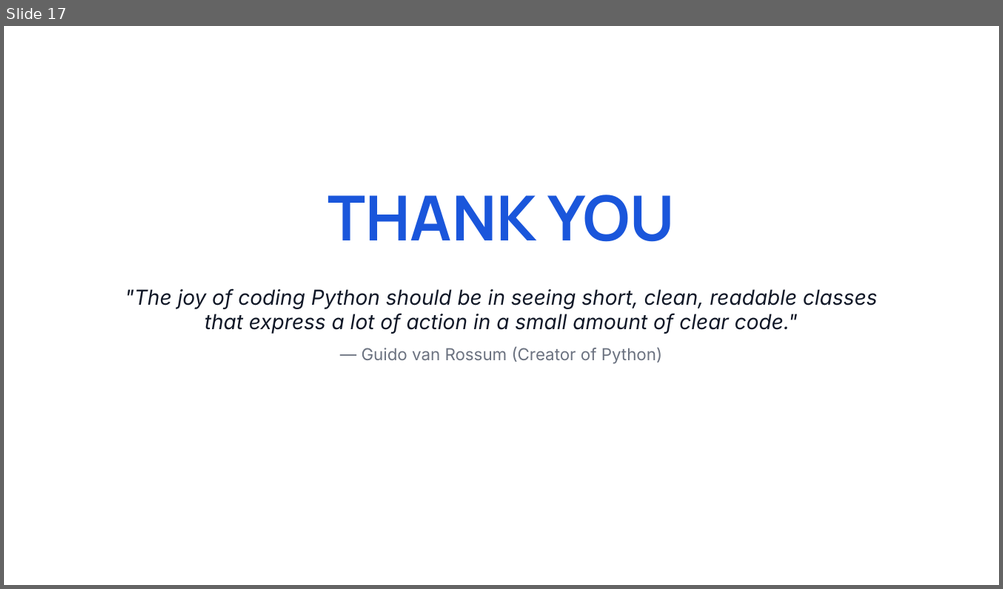
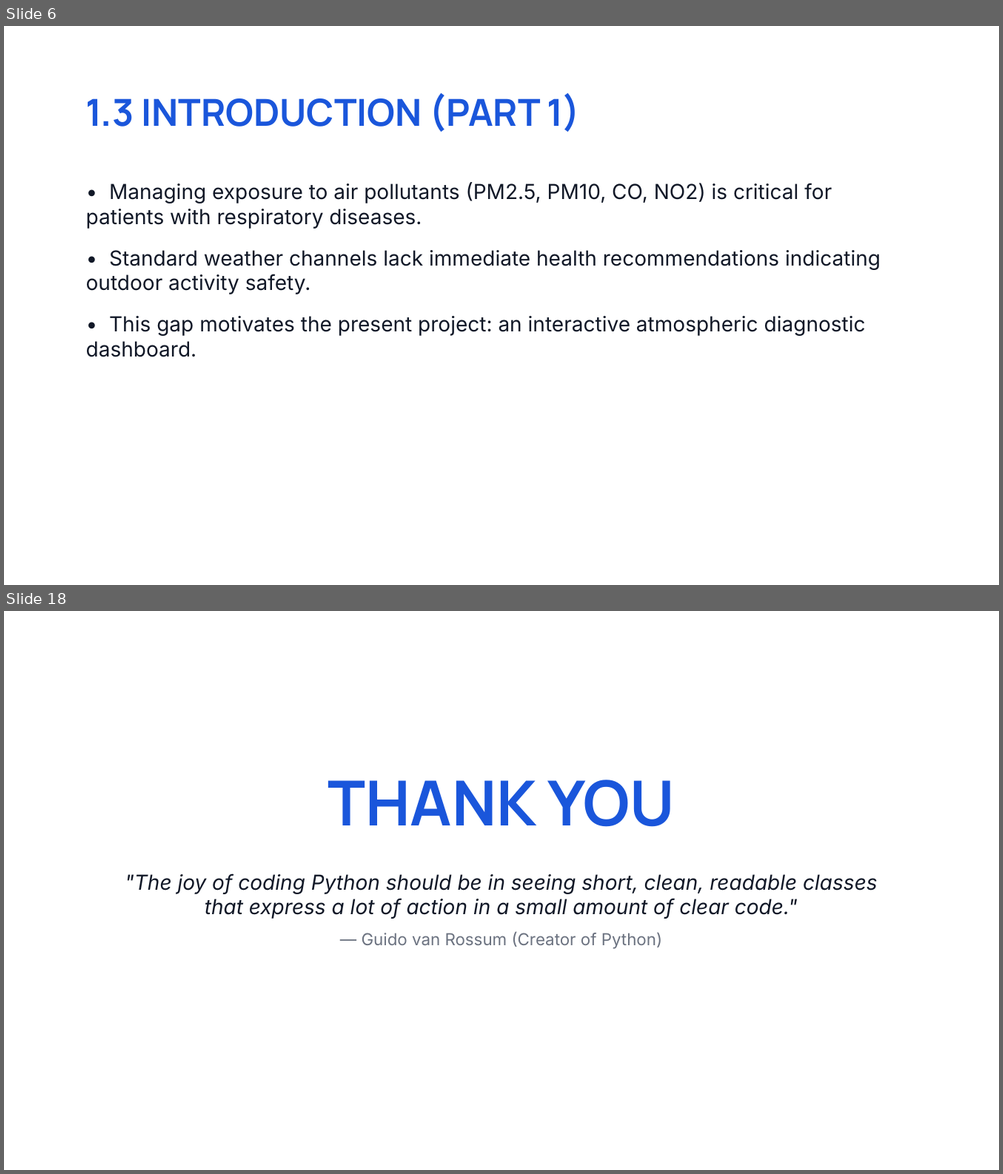
Before and after one commit to Shivaraj519/AeroQuest, a slide deck: AeroQuest_Presentation_Final.pptx. Shown one above the other, each under a label of ours: slide 17 before the commit, slides 6 and 18 after it; the slides between them are not shown. The pictures are 1003x589 and 1003x1174 pixels, drawn with LibreOffice and Linux fonts; fonts in the diff are those of the drawing. Boxes give left, top, right and bottom in pixels: in the first picture for what was removed or moved away, otherwise in the second. Text is boxed around its words. In the diff, an @@ line names an element or a change of style, - is before the commit and + after.

```diff
--- a/AeroQuest_Presentation_Final.pptx
+++ b/AeroQuest_Presentation_Final.pptx
@@ slide 6 added at [4,26,999,585], background #FFFFFF @@
@@ text added at [86,93,580,132], 36 pt, text #1A56DB, bold @@
+1.3 INTRODUCTION (PART 1)
@@ text added at [86,182,880,358], 20 pt, text #111827 @@
+• Managing exposure to air pollutants (PM2.5, PM10, CO, NO2) is critical for patients with respiratory diseases.
+• Standard weather channels lack immediate health recommendations indicating outdoor activity safety.
+• This gap motivates the present project: an interactive atmospheric diagnostic dashboard.
@@ what was slide 17 is now slide 18 @@
```
Also in this commit, not shown: 5 slides changed, 11 other slides added, 11 slides removed, 1 other file.
